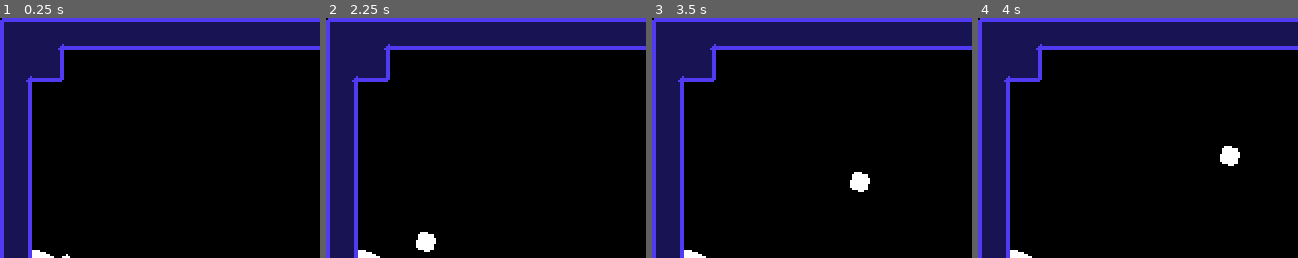
Above: before the commit, frames 1-4 (left to right).
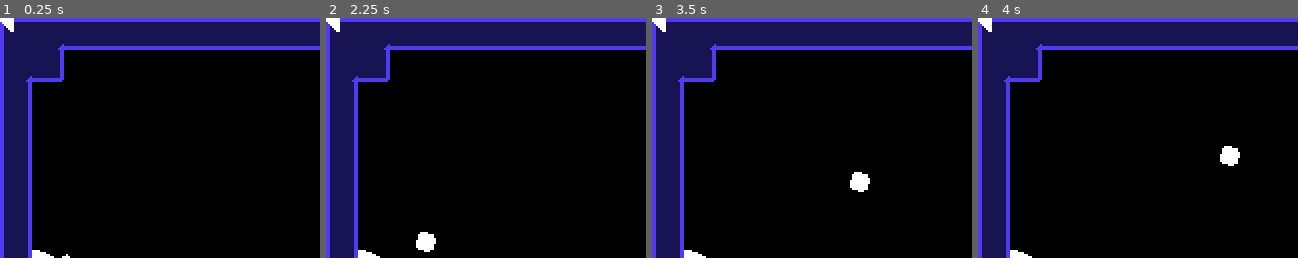
Above: after the commit, the same moments.

Repository: thcheetah777/parry-prototype
Game: Godot game, scene res://main.tscn
Same seed, same stepped clock (60 frames per second), same inputs: the game is played once before the commit and once after it.
Inputs:
- Up to frame 1 (0.25 s): no input
- Up to frame 2 (2.25 s): hold Right (right) 0.53-2.03 s; tap X (parry) at 0.6, 1.35, 2.1 s; tap Z (jump) at 0.77, 1.52 s; hold Left (left) from 2.03 s (still down)
- Up to frame 3 (3.5 s): release Left (left) at 2.78 s; hold Right (right) from 2.78 s (still down); tap X (parry) at 2.85 s; tap Z (jump) at 3.02 s
- Up to frame 4 (4 s): keep holding Right (right); tap X (parry) at 3.6 s; tap Z (jump) at 3.77 s
The pictures show only the part of the screen within x 0-50%, y 0-50%; the shares and areas given below are measured in that part.

The runs differ from the first frame. In frame 1, 0.2% of the frame differs, in the area x 0-5%, y 0-6%; in frame 2, 0.2%; in frame 3, 0.2%; in frame 4, 0.2%.

Commit message:
✏️ shooting line

Diff:
--- a/player.tscn
+++ b/player.tscn
@@ -1,8 +1,9 @@
-[gd_scene load_steps=6 format=3 uid="uid://b2g8d8f5ta34h"]
+[gd_scene load_steps=7 format=3 uid="uid://b2g8d8f5ta34h"]
 
 [ext_resource type="Texture2D" uid="uid://bl48f30rkyl05" path="res://assets/player.png" id="1_banh4"]
 [ext_resource type="Script" path="res://player.gd" id="1_e5xnd"]
 [ext_resource type="Texture2D" uid="uid://bkt6nggw2k5yr" path="res://assets/arrow.png" id="3_d1qai"]
+[ext_resource type="Texture2D" uid="uid://cukla8e1ep874" path="res://assets/dotted-line.png" id="4_e15fw"]
 
 [sub_resource type="RectangleShape2D" id="RectangleShape2D_6d0we"]
 size = Vector2(10, 10)
@@ -23,9 +24,14 @@
 offset = Vector2(0, -6)
 
 [node name="Arrow" type="Sprite2D" parent="."]
-visible = false
 top_level = true
 texture = ExtResource("3_d1qai")
+
+[node name="Line" type="Sprite2D" parent="Arrow"]
+z_index = -20
+position = Vector2(0, -139)
+rotation = -1.57079
+texture = ExtResource("4_e15fw")
 
 [node name="CollisionShape" type="CollisionShape2D" parent="."]
 shape = SubResource("RectangleShape2D_6d0we")
Binary file added: assets/dotted-line.png
Not shown, added: assets/dotted-line.png.import
